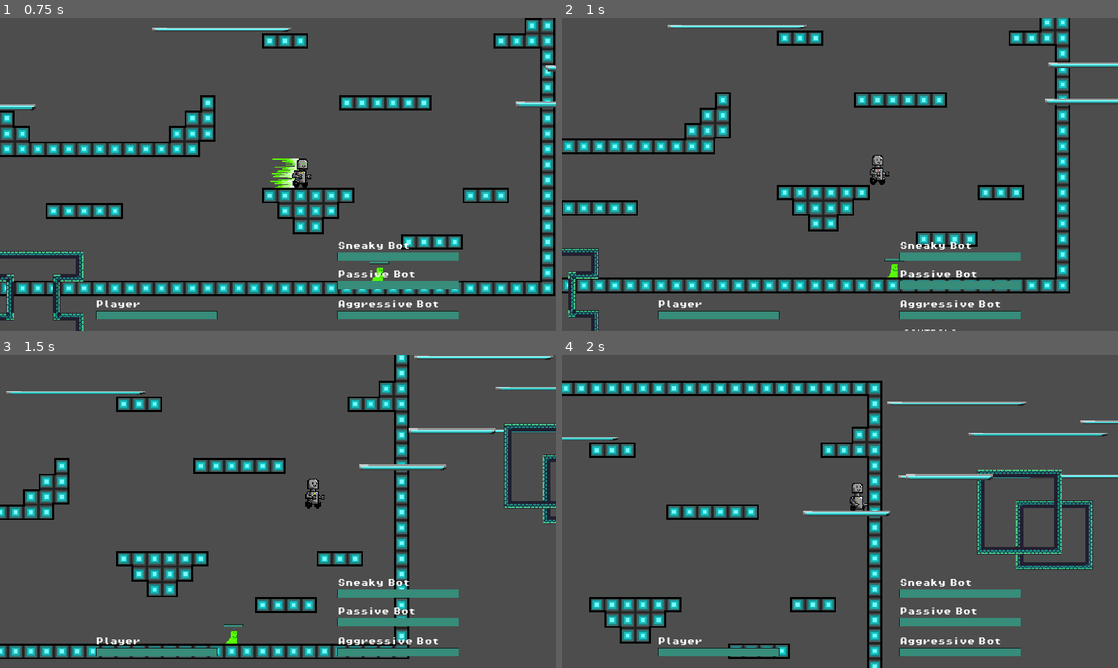
Above: before the commit, frames 1-4 (two rows, left to right).
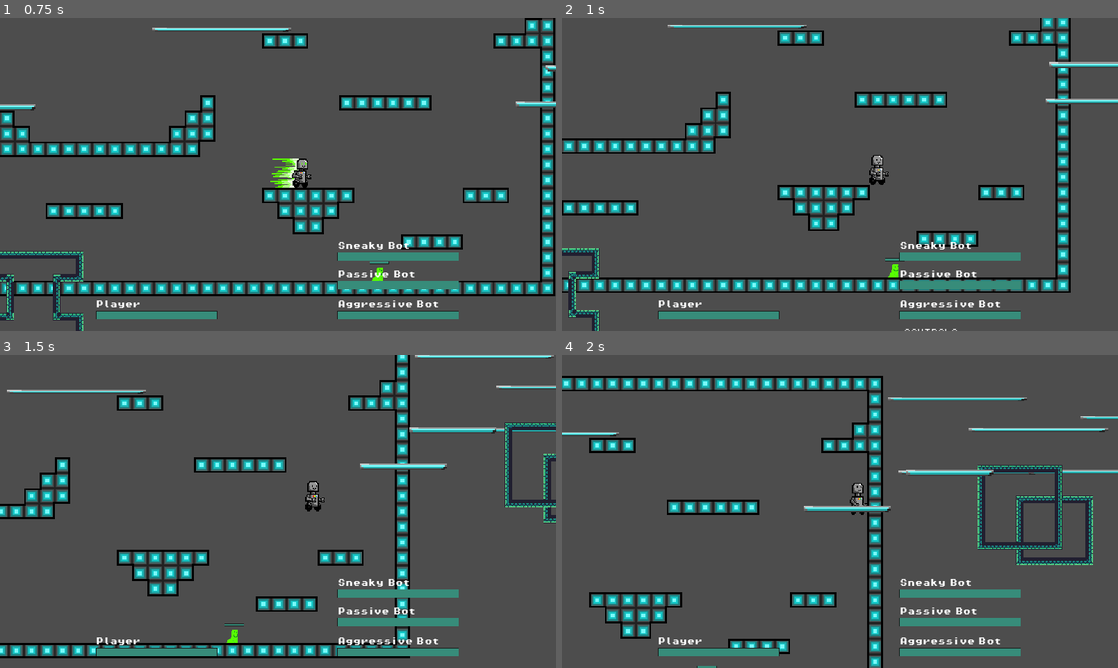
Above: after the commit, the same moments.

Repository: fancyamazon/Beat-the-Bot
Game: Godot game, scene res://scenes/game.tscn
Two runs of this game, one before a commit and one after it. Both use one fixed random seed, a clock stepped at 60 frames per second and the inputs below.
Inputs (mouse positions are in pixels of both pictures, inside the frame that each line leads up to):
- Up to frame 1 (0.75 s): move the mouse to (400, 158) at 0.52 s; hold Right (right) from 0.53 s (still down); tap Tab (dash) at 0.6 s
- Up to frame 2 (1 s): keep holding Right (right); tap Space (jump) at 0.77 s; right-click (962, 158) at 0.8 s
- Up to frame 3 (1.5 s): keep holding Right (right); tap Space (jump) at 1.07 s; move the mouse to (166, 527) at 1.27 s; right-click (166, 527) at 1.35 s
- Up to frame 4 (2 s): keep holding Right (right); tap Space (jump) at 1.52, 1.55, 1.82 s

Frame 1 is identical in both runs. In frame 2, 3.8% of the frame differs, in the area x 0-100%, y 0-100%; in frame 3, 9.9%; in frame 4, 13%, in the area x 0-100%, y 6-100%.

Commit message:
grapple fixes pt.2: disabling WASD+dash movement while grappling. rework gravity+spring_force

Diff:
--- a/platformer2/scripts/fighter.gd
+++ b/platformer2/scripts/fighter.gd
@@ -89,7 +89,7 @@
 
 
 func action_dash():
-	if can_move and (not is_dashing) and (not on_dash_cooldown):
+	if can_move and (not is_dashing) and (not on_dash_cooldown) and !movement_locked:
 		animated_sprite_2d.play("dash")
 		on_dash_cooldown = true
 		dash_direction = Vector2(velocity.x, 0).normalized()#velocity.normalized()  # Get direction of movement
@@ -109,7 +109,7 @@
 		#print(timer.time_left)
 
 func action_jump():
-	if(can_move):
+	if(can_move and not movement_locked):
 		if jumps_used < JUMPS_MAX:
 			#print("jumping...")
 			#print("currently " + str(jumps_used))
@@ -158,7 +158,7 @@
 
 
 func action_strafe(input_dir: int):
-	if not can_move:
+	if not can_move or movement_locked:
 		return
 
 	if input_dir == 0:
@@ -178,13 +178,15 @@
 
 
 func action_walk(input_dir: int):
-	if(!can_move):
+	direction = input_dir
+
+	if(!can_move or movement_locked):
 		return
 	if input_dir == 0 && direction != 0:
 		animated_sprite_2d.play("idle")
 	elif input_dir != 0 && direction == 0:
 		animated_sprite_2d.play("running")
-	direction = input_dir
+
 
 func set_sprite(direction: int):
 	if direction >0:
@@ -261,7 +263,7 @@
 	if(can_move):
 		animated_sprite_2d.play("grappling")
 		$grapple_controller.launch()
-		gravity_affected = false
+		#gravity_affected = false
 		movement_locked = true
 
 func action_grapple_retract():
--- a/platformer2/scripts/grapple_controller.gd
+++ b/platformer2/scripts/grapple_controller.gd
@@ -2,7 +2,7 @@
 
 @export var rest_length=0
 @export var stiffness=20.0
-@export var damping=1
+@export var damping=5
 
 @onready var player := get_parent()
 @onready var ray := $RayCast2D
@@ -47,7 +47,7 @@
 		var vel_dot = player.velocity.dot(target_dir)
 		var damping = -damping * vel_dot * target_dir
 
-		force = spring_force + damping
+		force = 2*spring_force + damping
 		#print(force)
 
 	player.velocity += force * delta
